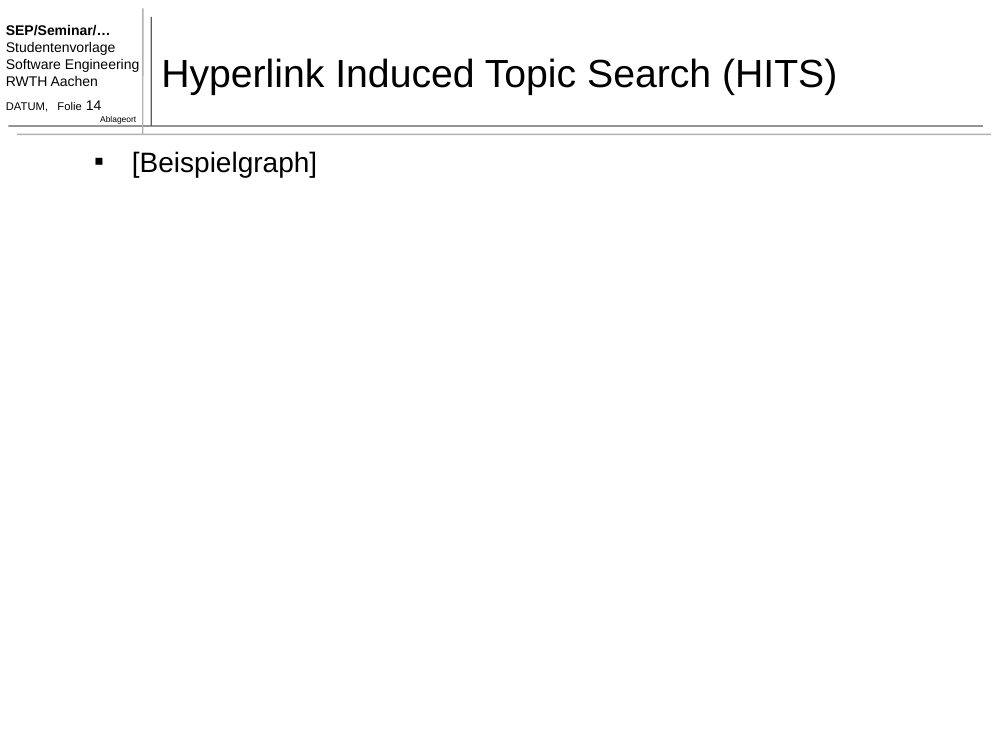
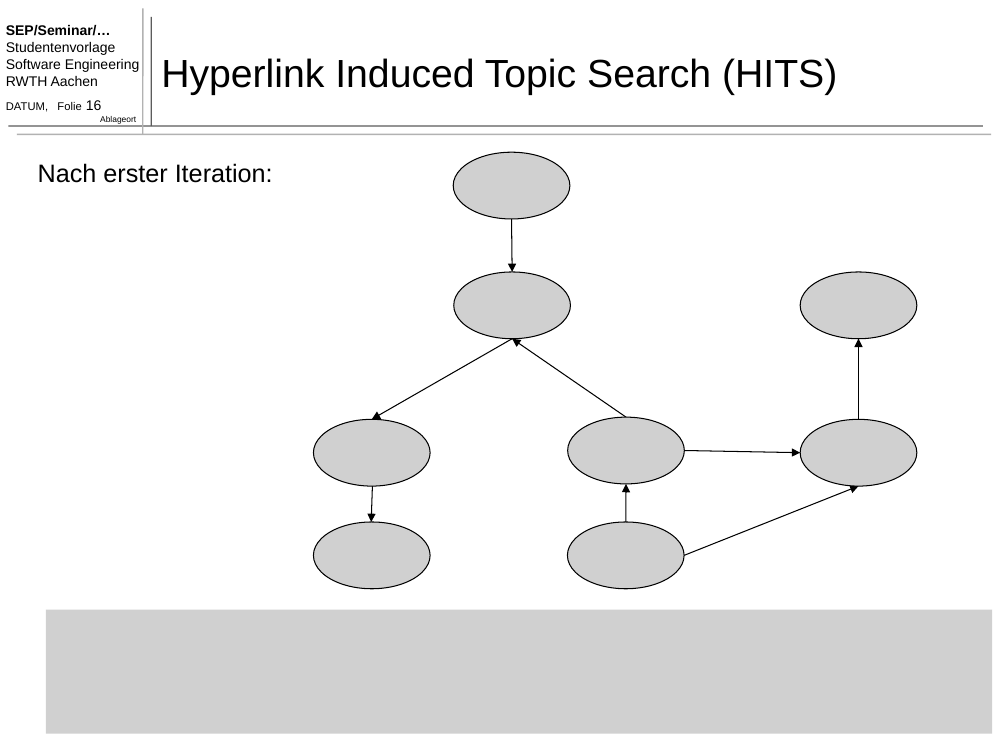
Before and after one commit to TimoBergerbusch/feature-location-techniques, a slide deck: slide 16 of Feature Location Techniques - Präsentation.pptx (slide 14 before the commit). Drawn at 1008x756 pixels with LibreOffice and Linux fonts; fonts in the diff are those of the drawing; grey boxes stand for pictures. Boxes give left, top, right and bottom in pixels: in the first picture for what was removed or moved away, otherwise in the second. Text is boxed around its words. In the diff, an @@ line names an element or a change of style, - is before the commit and + after.

```diff
--- a/Feature Location Techniques - Präsentation.pptx
+++ b/Feature Location Techniques - Präsentation.pptx
@@ text at [6,100,102,112]: text changed @@
-DATUM, Folie 14
+DATUM, Folie 16
@@ text added at [38,163,273,183], 18 pt, text #000000 @@
+Nach erster Iteration:
@@ text removed at [132,151,317,177] @@
-▪ [Beispielgraph]
@@ group added at [313,152,917,589]: 8 arrows, 8 pictures @@
@@ picture added at [46,610,993,734] @@
```
Also in this commit, not shown: 8 other slides changed, 2 slides added.
